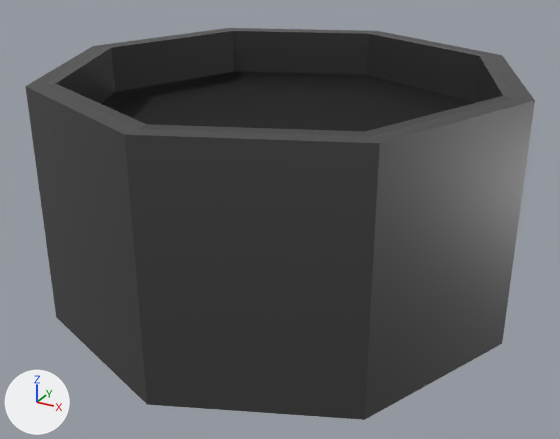
The FBX model BinCraft X/Assets/Models/Well.fbx: old version first, new version second.
One viewpoint serves both versions: a 50 mm lens placed at (0.749, -1.375, 0.481), pointed at (0.012, -0.034, -0.189). Every picture has the same lights, and +X, +Y and +Z are marked at lower left. Where no turn or scale is listed for an object, it has been applied to the vertices.

The scene before the commit, as lines of its bpy script (objects in view):
```python
me_cylinder_001 = bpy.data.meshes.new('Cylinder.001')
me_cylinder_001.from_pydata(...)  # 96 vertices, 90 faces; spans x -0.5..0.5, y -0.5..0.5, z -0.37..0.13
# faces by material slot: [33, 57]
me_cylinder_001.materials.append(mat_metal)  # dark grey #616161
me_cylinder_001.materials.append(mat_dark)  # black #111111
ob_well = bpy.data.objects.new('Well', me_cylinder_001)
ob_well.location = (0.0, 0.0, 0.0)
```
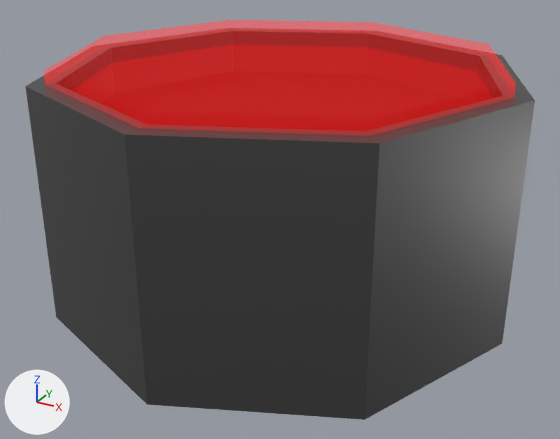
Boxes [x1, y1, x2, y2] around the edits, measured in the pictures (560 x 439 px):
'Interactable', added: after [44, 20, 516, 136]

Edits to the bpy script that builds the scene:
```text
Add mat_collider:
    mat_collider = principled_material('Collider')
    mat_collider.base_color = (0.0, 0.0, 0.0)  # black #000000
    mat_collider.roughness = 1.0
    mat_collider.alpha = 0.3
    mat_collider.emission_color = (1.0, 0.00087, 0.0)  # red #ff0300
    mat_collider.emission_strength = 1.0
Add me_cylinder:
    me_cylinder.from_pydata(...)  # an 8-sided cylinder along z spanning x -0.464..0.464, y -0.464..0.464, z 0.036..0.094
    me_cylinder.materials.append(mat_collider)  # black #000000
Add ob_interactable:
    ob_interactable = bpy.data.objects.new('Interactable', me_cylinder)
    ob_interactable.location = (0.0, 0.0, 0.06)
```
